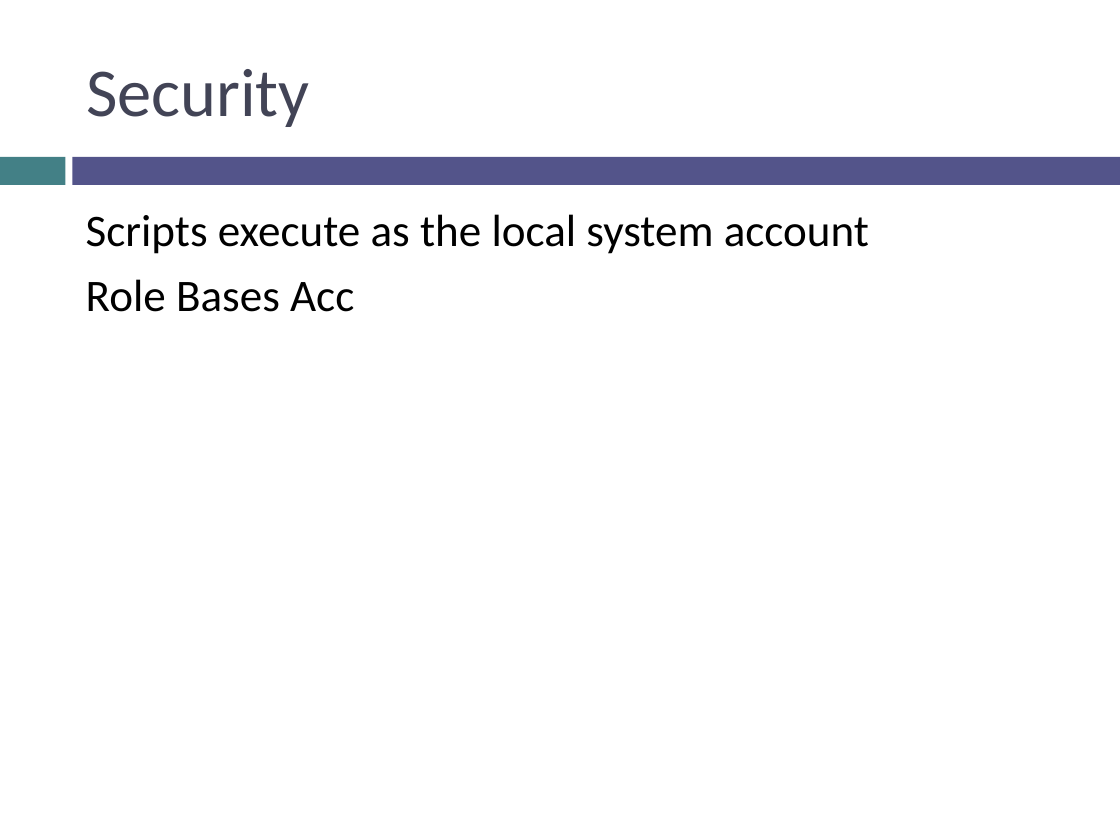
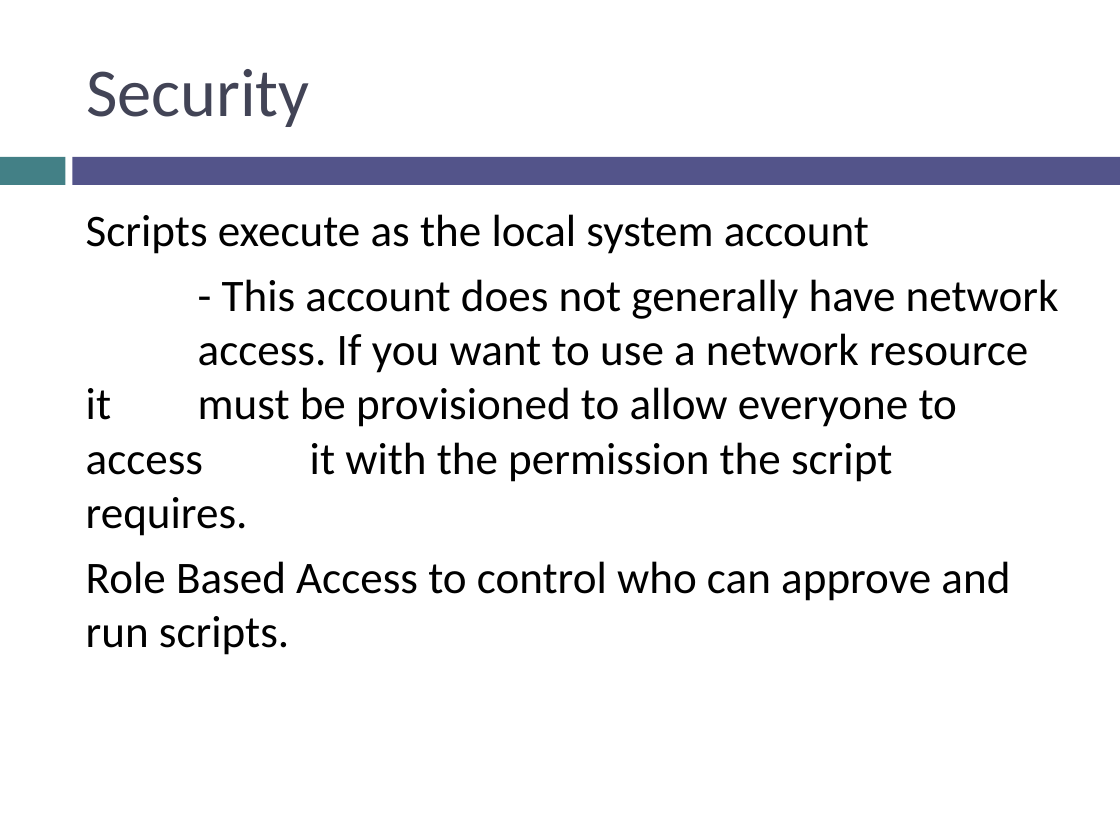
Before and after one commit to mrbodean/Sessions, a slide deck: slide 7 of MVP Days ConfigMgr Run Script/ConfigMgr_RunScript.pptx. Drawn at 1120x840 pixels with LibreOffice and Linux fonts; fonts in the diff are those of the drawing. Boxes give left, top, right and bottom in pixels: in the first picture for what was removed or moved away, otherwise in the second. Text is boxed around its words. In the diff, an @@ line names an element or a change of style, - is before the commit and + after.

Commit message:
updates for Security

```diff
--- a/MVP Days ConfigMgr Run Script/ConfigMgr_RunScript.pptx
+++ b/MVP Days ConfigMgr Run Script/ConfigMgr_RunScript.pptx
@@ text at (x1=86, y1=279, x2=1059, y2=655): text changed @@
-Role Bases Acc
+- This account does not generally have network access. If you want to use a network resource it must be provisioned to allow everyone to access it with the permission the script requires.
+Role Based Access to control who can approve and run scripts.
```
Also in this commit, not shown: 1 slide added.
